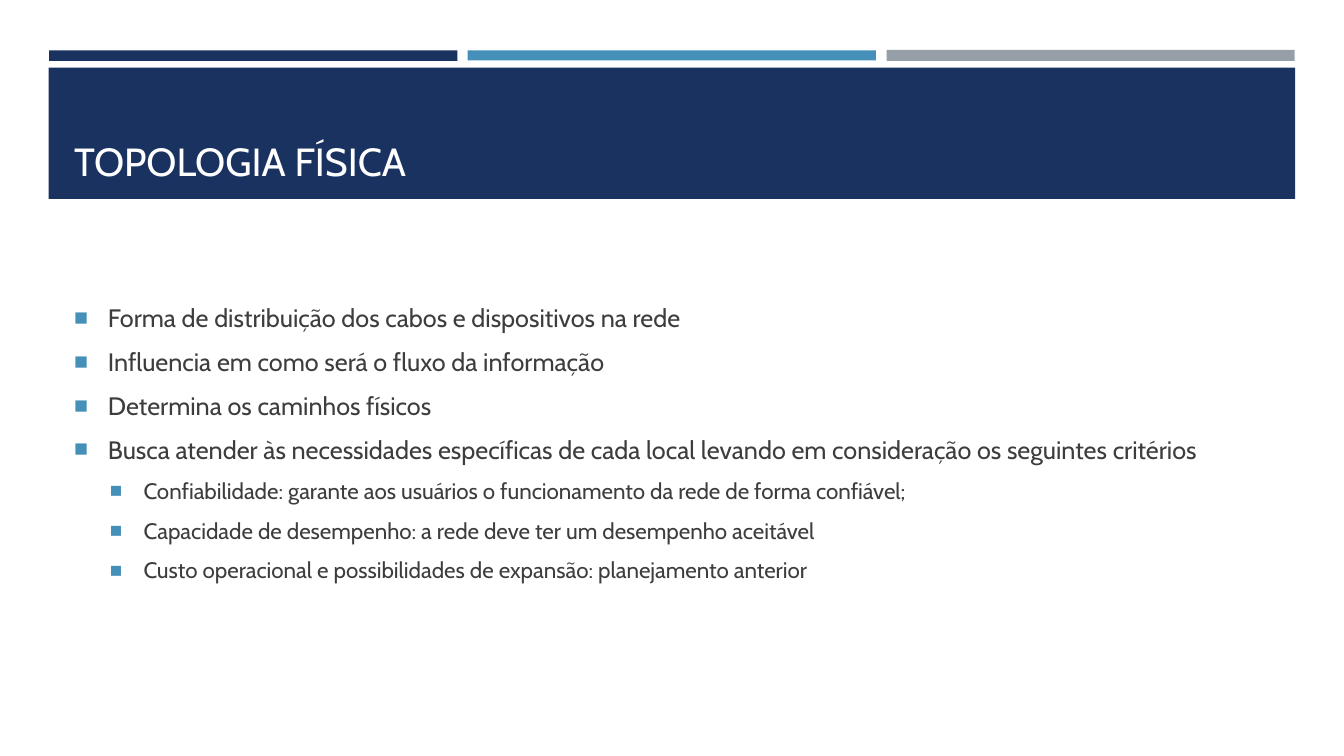
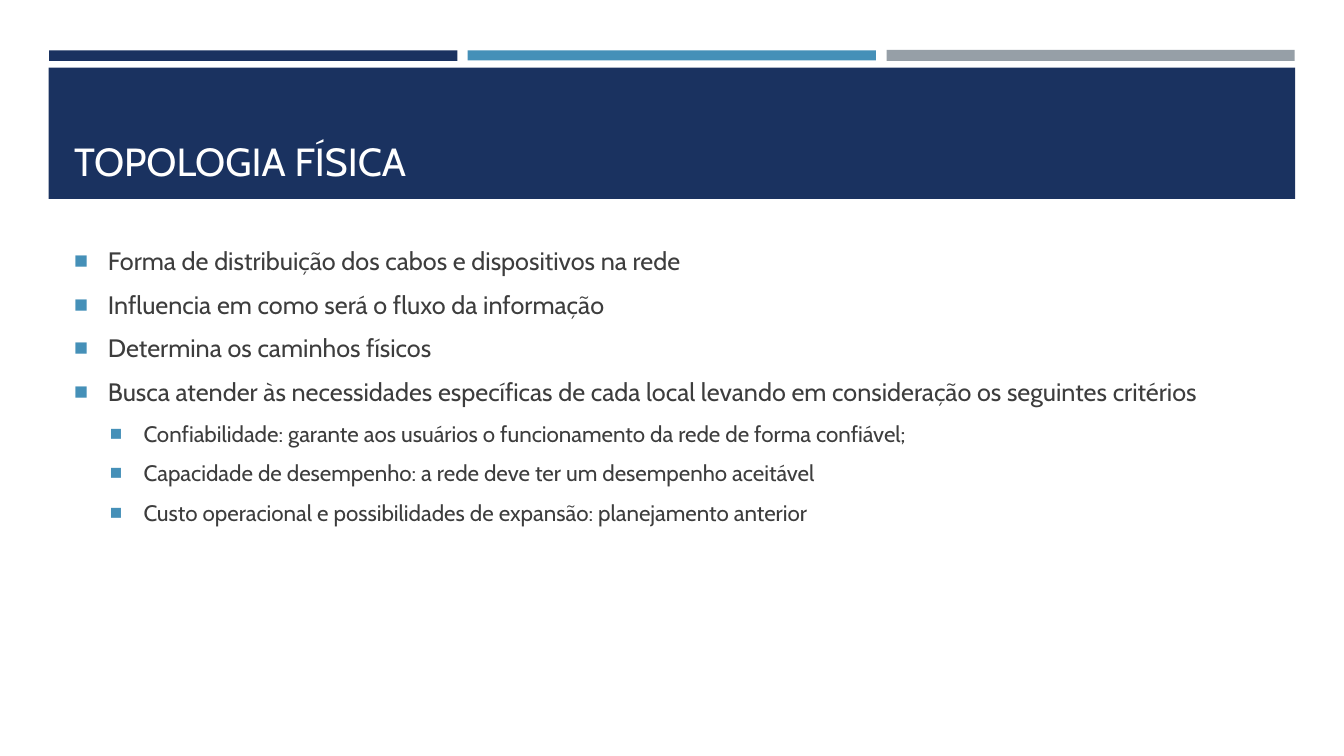
Before and after one commit to joelteixeiradacunha/aulas_php_mysql, a slide deck: slide 31 of Redes/REDES DE COMPUTADORES.pptx. Drawn at 1344x756 pixels with LibreOffice and Linux fonts; fonts in the diff are those of the drawing. Boxes give left, top, right and bottom in pixels: in the first picture for what was removed or moved away, otherwise in the second. Text is boxed around its words. In the diff, an @@ line names an element or a change of style, - is before the commit and + after.

```diff
--- a/Redes/REDES DE COMPUTADORES.pptx
+++ b/Redes/REDES DE COMPUTADORES.pptx
@@ text "Forma de distribuição dos cabos ..." at [108,251,1197,527]: vertical alignment middle to top @@
```
Also in this commit, not shown: 28 other slides changed, 5 slides added, 4 other files.
